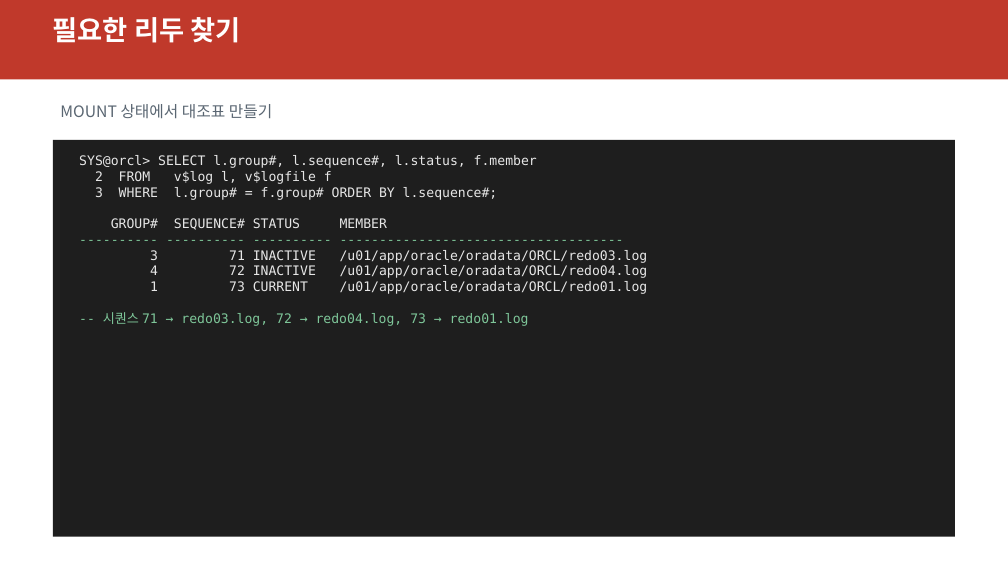
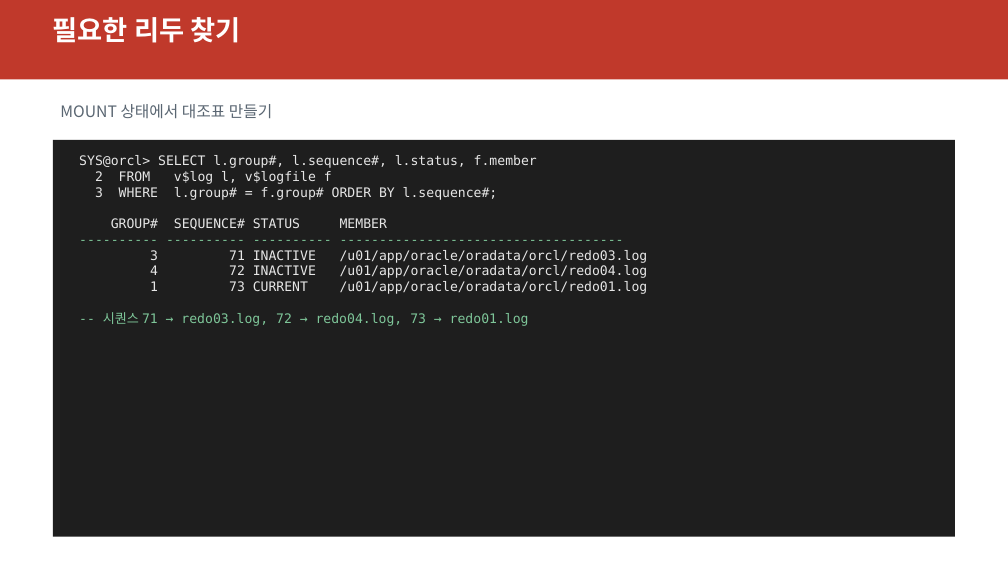
Before and after one commit to elpisk/OracleManual, a slide deck: slide 20 of BACKUP&RECOVERY/06장/06장_NOARCHIVELOG_복구_컨트롤파일_장애.pptx. Drawn at 1008x567 pixels with LibreOffice and Linux fonts; fonts in the diff are those of the drawing. Boxes give left, top, right and bottom in pixels: in the first picture for what was removed or moved away, otherwise in the second. Text is boxed around its words. In the diff, an @@ line names an element or a change of style, - is before the commit and + after.

```diff
--- a/BACKUP&RECOVERY/06장/06장_NOARCHIVELOG_복구_컨트롤파일_장애.pptx
+++ b/BACKUP&RECOVERY/06장/06장_NOARCHIVELOG_복구_컨트롤파일_장애.pptx
@@ text at (x1=150, y1=250, x2=648, y2=294): text changed @@
-3 71 INACTIVE /u01/app/oracle/oradata/ORCL/redo03.log
-4 72 INACTIVE /u01/app/oracle/oradata/ORCL/redo04.log
-1 73 CURRENT /u01/app/oracle/oradata/ORCL/redo01.log
+3 71 INACTIVE /u01/app/oracle/oradata/orcl/redo03.log
+4 72 INACTIVE /u01/app/oracle/oradata/orcl/redo04.log
+1 73 CURRENT /u01/app/oracle/oradata/orcl/redo01.log
```
Also in this commit, not shown: 6 other slides changed, 55 other files.
